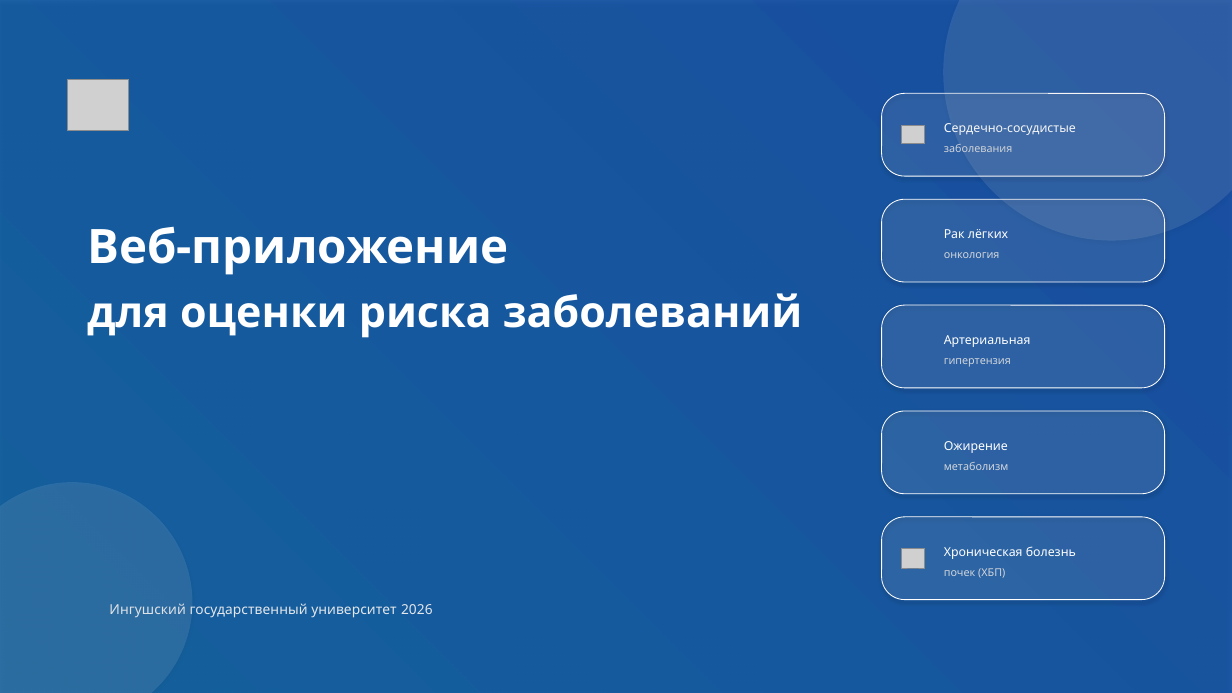
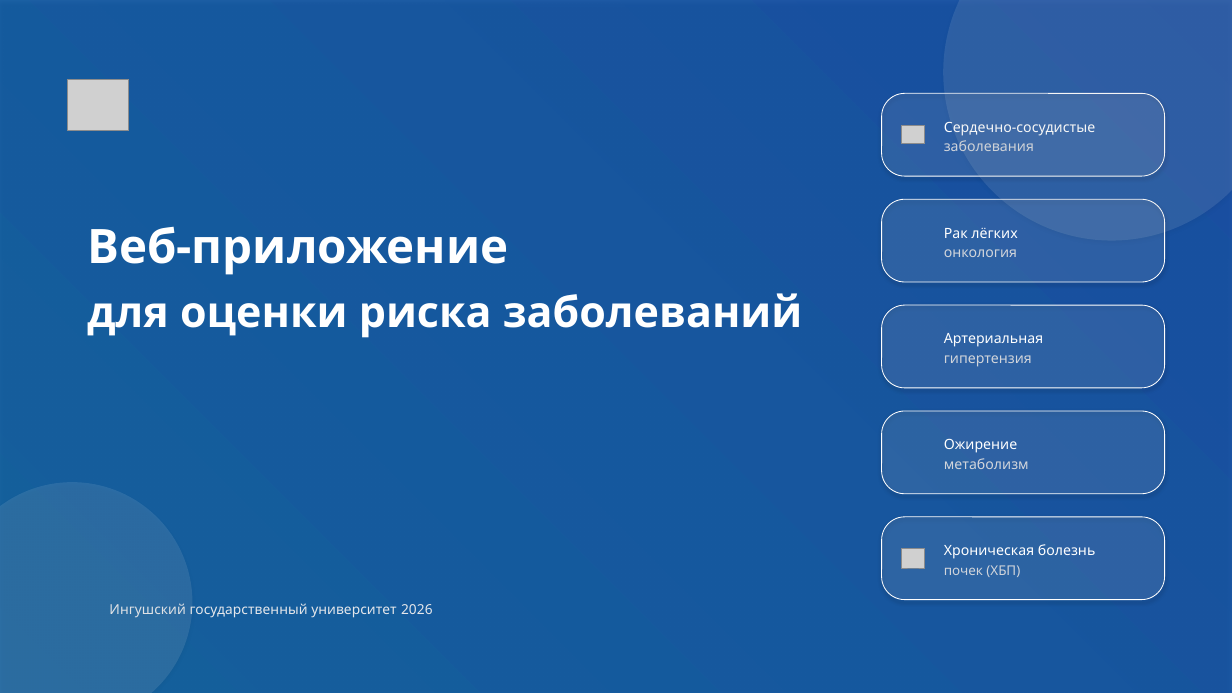
Before and after one commit to TimAlb7/decease_risk, a slide deck: slide 1 of Веб-приложение для оценки риска заболеваний.pptx. Drawn at 1232x693 pixels with LibreOffice and Linux fonts; fonts in the diff are those of the drawing; grey boxes stand for pictures; background and template pictures are left out. Boxes give left, top, right and bottom in pixels: in the first picture for what was removed or moved away, otherwise in the second. Text is boxed around its words. In the diff, an @@ line names an element or a change of style, - is before the commit and + after.

```diff
--- a/Веб-приложение для оценки риска заболеваний.pptx
+++ b/Веб-приложение для оценки риска заболеваний.pptx
@@ size 8.4 to 11 pt in 4 elements at <box>944,355,1032,367</box>, <box>944,249,1017,257</box>, <box>944,458,1029,469</box>, <box>944,140,1034,151</box> @@
@@ size 9.6 to 11 pt in 5 elements at <box>944,122,1095,136</box>, <box>944,544,1096,559</box>, <box>944,333,1043,347</box>, <box>944,439,1017,453</box>, <box>944,228,1017,238</box> @@
@@ text "почек (ХБП)" at <box>944,565,1020,577</box>: size 8.4 to 10.5 pt @@
```
Also in this commit, not shown: 7 other slides changed.
